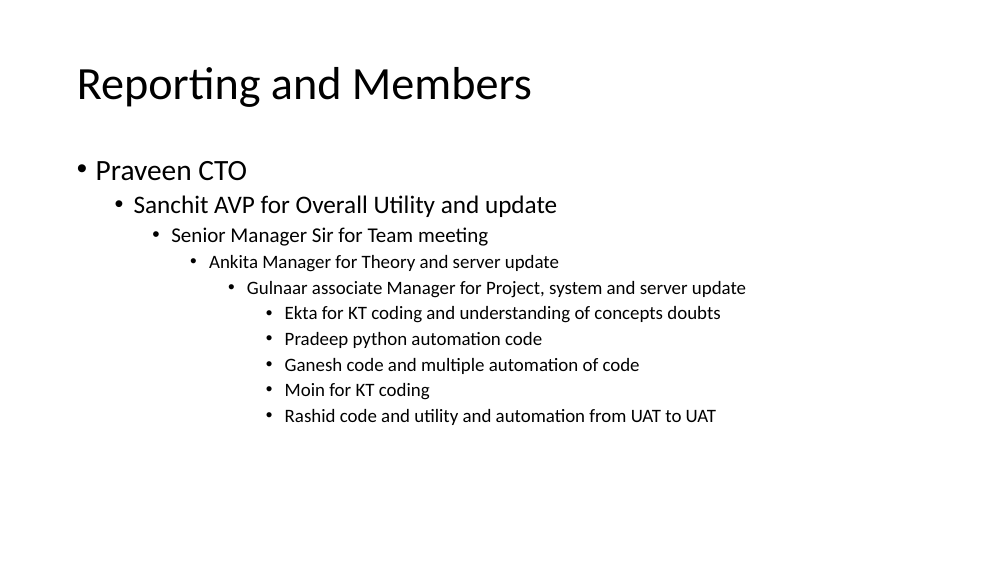
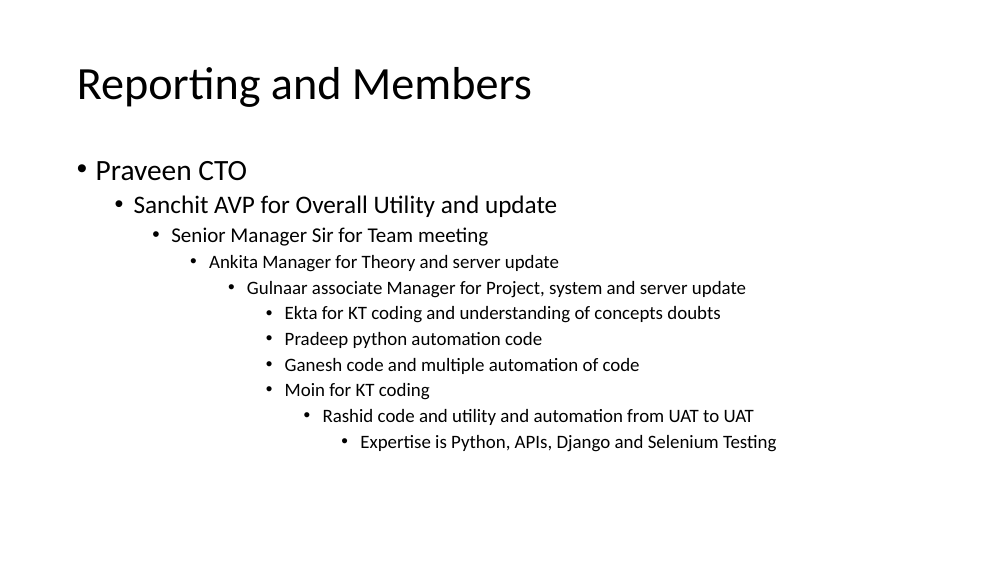
Before and after one commit to billionri/Personal-Docs, a slide deck: slide 15 of UAT – Functional Testing.pptx (slide 10 before the commit). Drawn at 1008x567 pixels with LibreOffice and Linux fonts; fonts in the diff are those of the drawing. Boxes give left, top, right and bottom in pixels: in the first picture for what was removed or moved away, otherwise in the second. Text is boxed around its words. In the diff, an @@ line names an element or a change of style, - is before the commit and + after.

```diff
--- a/UAT – Functional Testing.pptx
+++ b/UAT – Functional Testing.pptx
@@ text at [323, 409, 754, 425]: list level 6 to 7 in "Rashid code and utility and ..." @@
@@ text at [360, 435, 776, 452]: paragraph added @@
+              • Expertise is Python, APIs, Django and Selenium Testing
```
Also in this commit, not shown: 3 other slides changed, 5 slides added.
